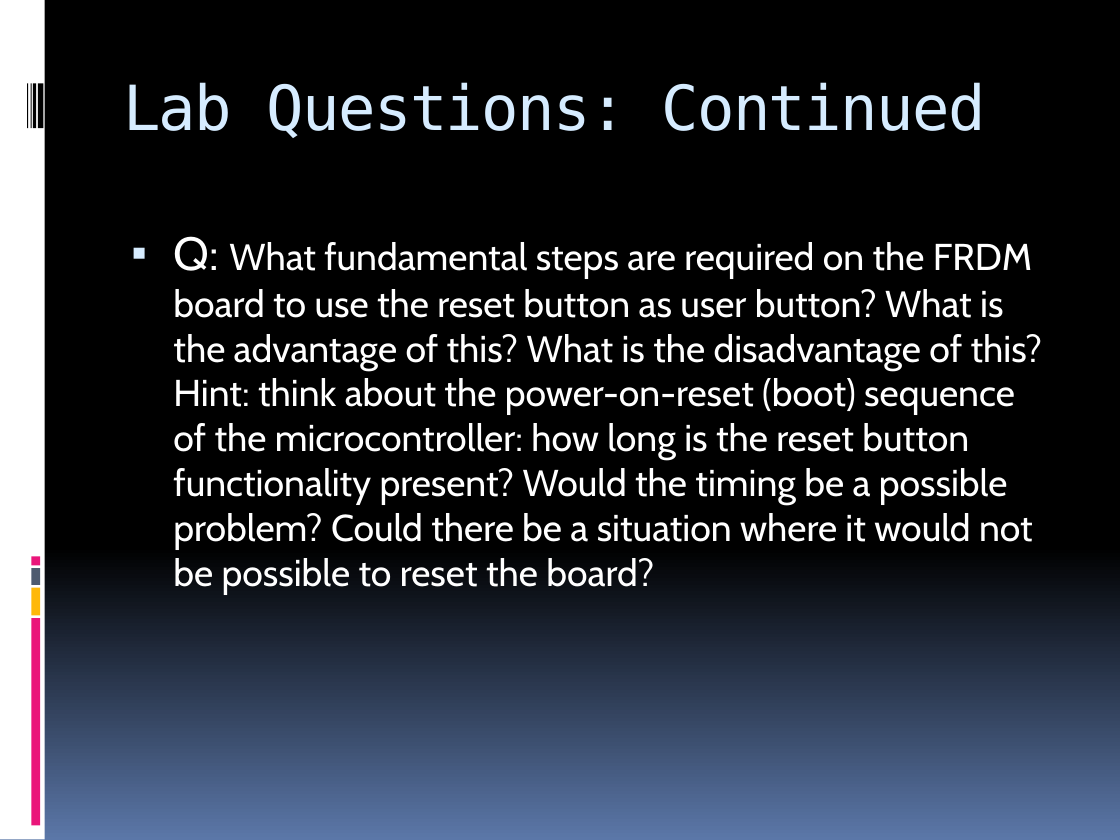
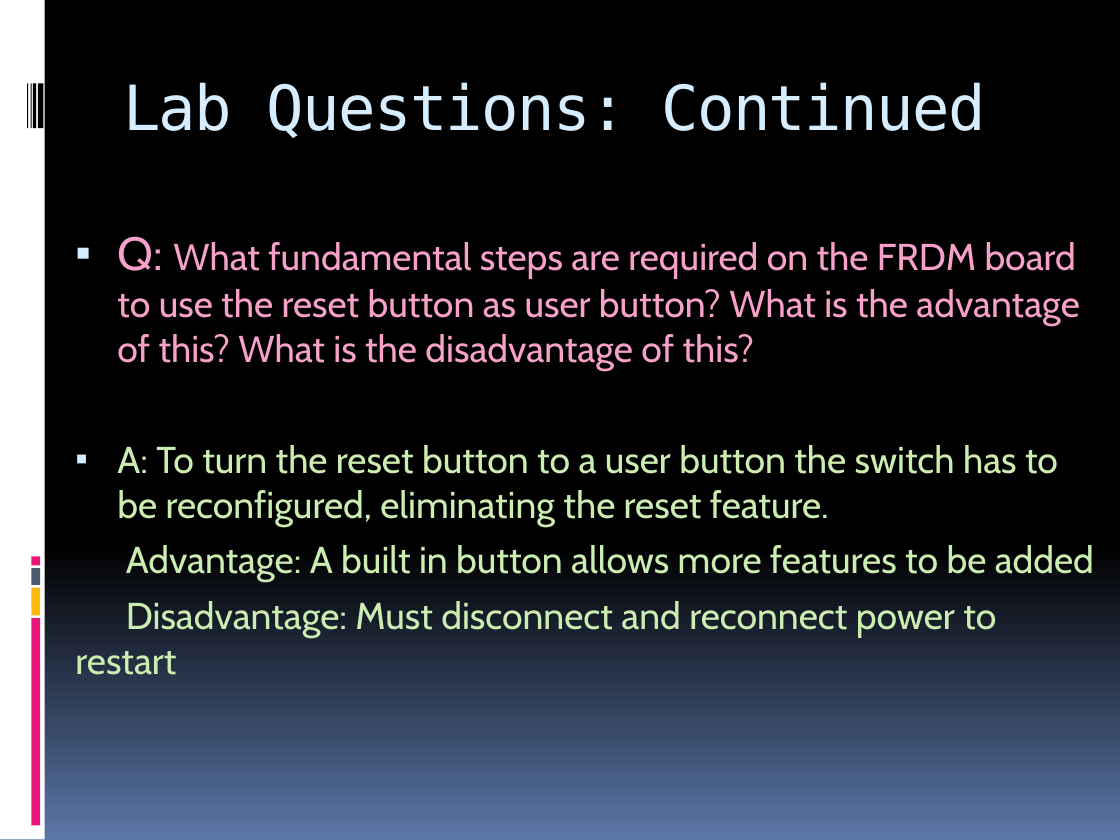
Before and after one commit to Kiefer602/MyTeam, a slide deck: slide 15 of Projects/recap/week5a_recap.pptx. Drawn at 1120x840 pixels with LibreOffice and Linux fonts; fonts in the diff are those of the drawing. Boxes give left, top, right and bottom in pixels: in the first picture for what was removed or moved away, otherwise in the second. Text is boxed around its words. In the diff, an @@ line names an element or a change of style, - is before the commit and + after.

Commit message:
Powerpoint complete

```diff
--- a/Projects/recap/week5a_recap.pptx
+++ b/Projects/recap/week5a_recap.pptx
@@ text at (75,236,1094,675): text changed; text colour #FFFFFF to #CCEDB1 @@
-▪ Q: What fundamental steps are required on the FRDM board to use the reset button as user button? What is the advantage of this? What is the disadvantage of this? Hint: think about the power-on-reset (boot) sequence of the microcontroller: how long is the reset button functionality present? Would the timing be a possible problem? Could there be a situation where it would not be possible to reset the board?
+▪ Q: What fundamental steps are required on the FRDM board to use the reset button as user button? What is the advantage of this? What is the disadvantage of this?
+▪ A: To turn the reset button to a user button the switch has to be reconfigured, eliminating the reset feature.
+Advantage: A built in button allows more features to be added
+Disadvantage: Must disconnect and reconnect power to restart
```
Also in this commit, not shown: 2 other slides changed.
